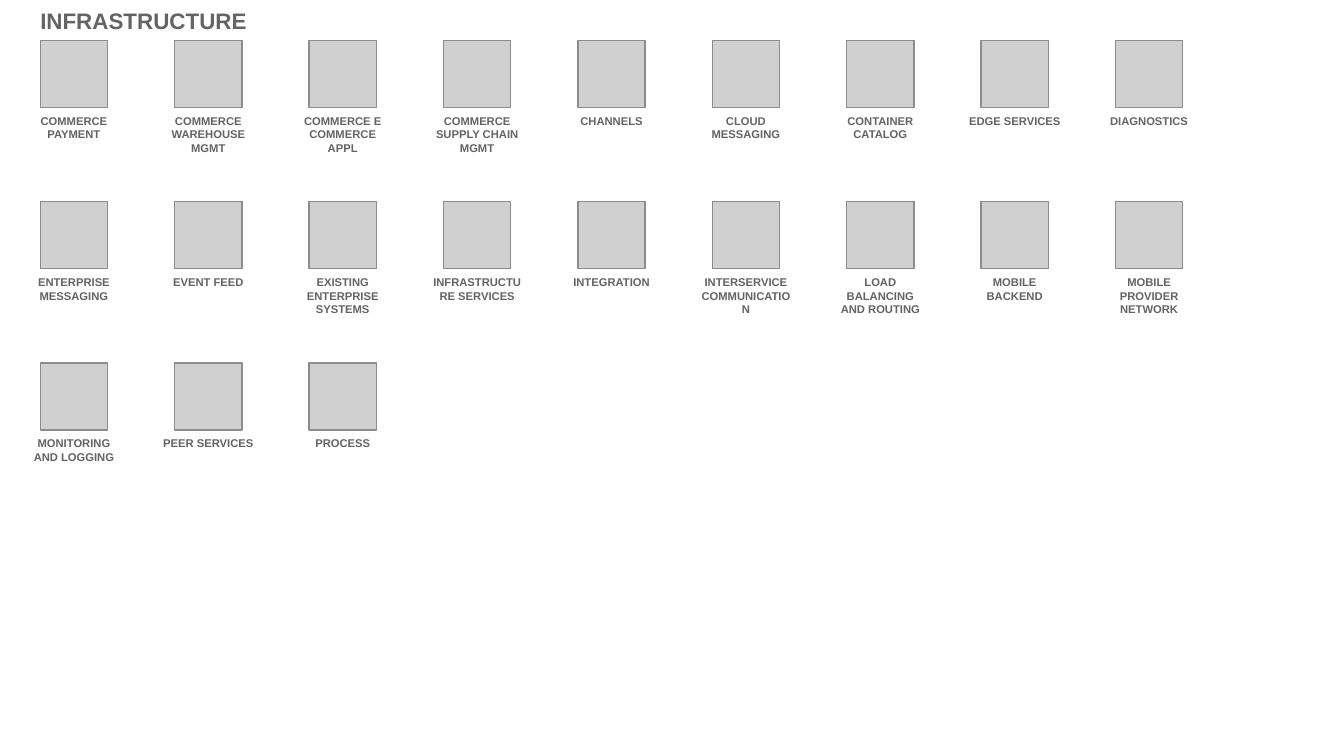
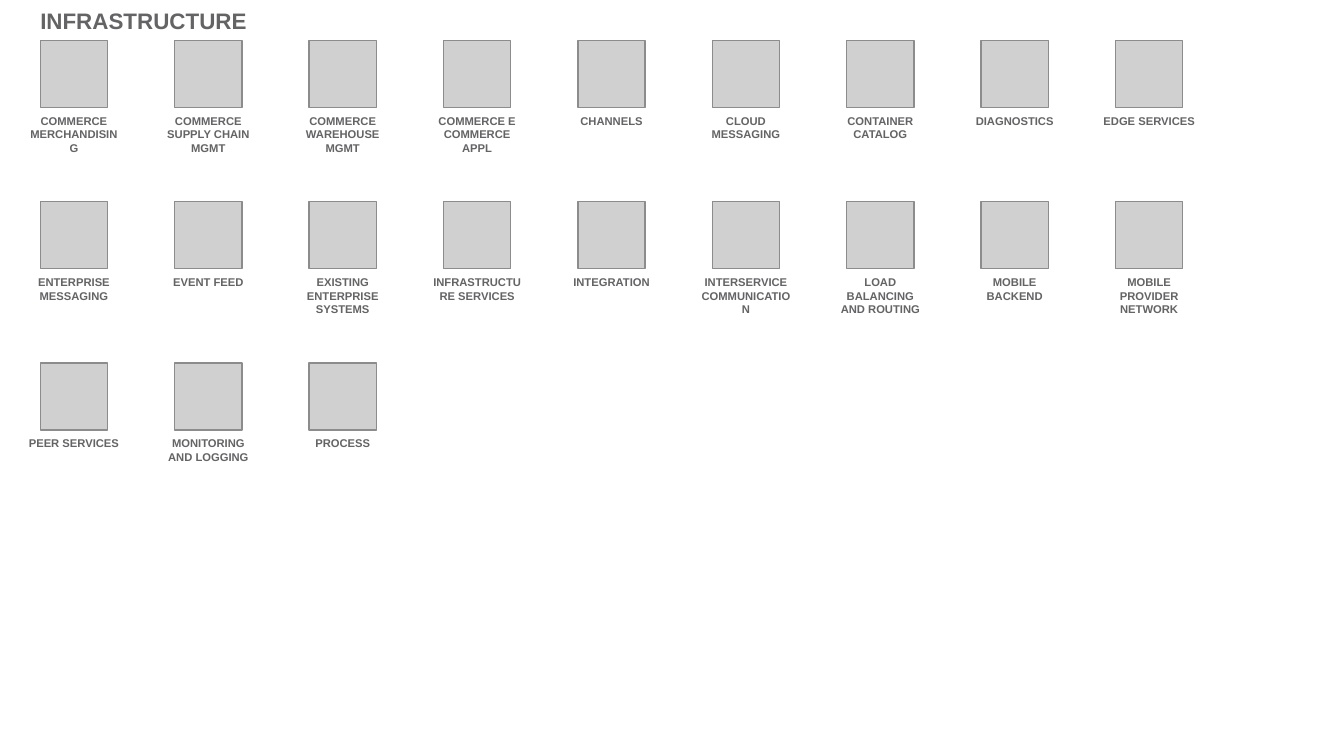
Before and after one commit to l2fprod/myarchitecture, a slide deck: slide 18 of mycatalog-architecture-diagram-template.pptx. Drawn at 1344x756 pixels with LibreOffice and Linux fonts; fonts in the diff are those of the drawing; grey boxes stand for pictures. Boxes give left, top, right and bottom in pixels: in the first picture for what was removed or moved away, otherwise in the second. Text is boxed around its words. In the diff, an @@ line names an element or a change of style, - is before the commit and + after.

```diff
--- a/mycatalog-architecture-diagram-template.pptx
+++ b/mycatalog-architecture-diagram-template.pptx
@@ text at (41,117,108,125): text changed @@
-COMMERCE PAYMENT
+COMMERCE MERCHANDISING
@@ text at (167,117,249,152): text changed @@
-COMMERCE WAREHOUSE MGMT
+COMMERCE SUPPLY CHAIN MGMT
@@ text at (306,117,379,152): text changed @@
-COMMERCE SUPPLY CHAIN MGMT
+COMMERCE WAREHOUSE MGMT
@@ text "DIAGNOSTICS": place and size @@
-text "DIAGNOSTICS" at (1110,117,1188,125)
+text "DIAGNOSTICS" at (976,117,1054,125)
@@ text "PEER SERVICES": place and size @@
-text "PEER SERVICES" at (163,439,253,447)
+text "PEER SERVICES" at (29,439,118,447)
@@ 3 texts: place and size @@
-3 texts at (34,117,1061,461)
+3 texts at (168,117,1195,461)
```
Also in this commit, not shown: 11 other slides changed, 1 slide added, 1 slide removed.
